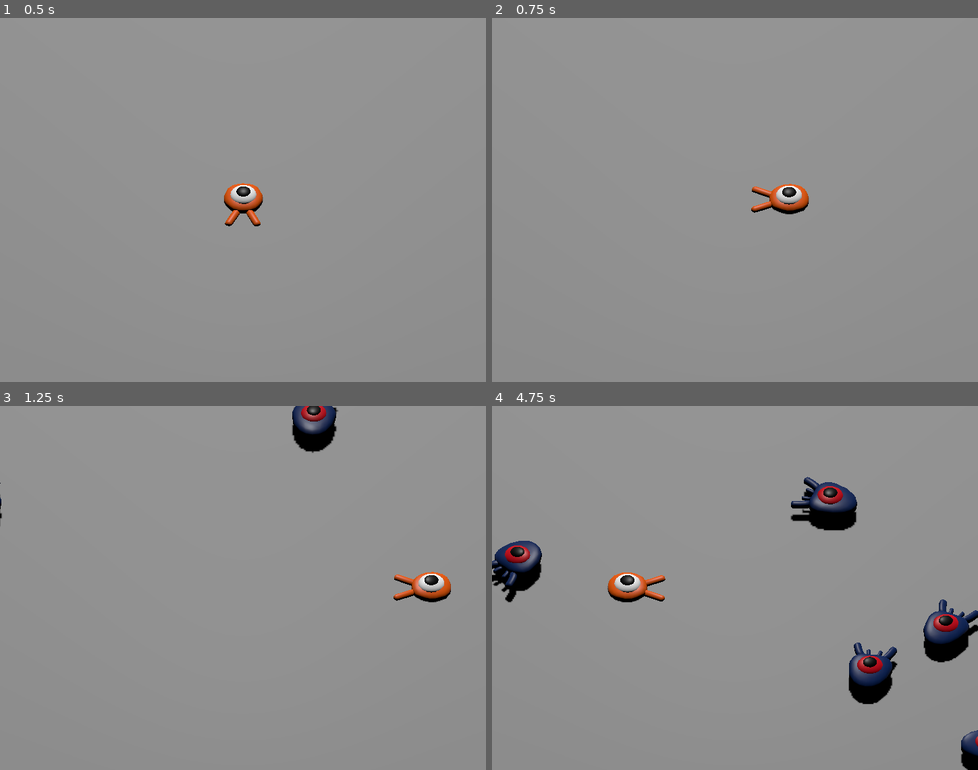
Above: before the commit, frames 1-4 (two rows, left to right).
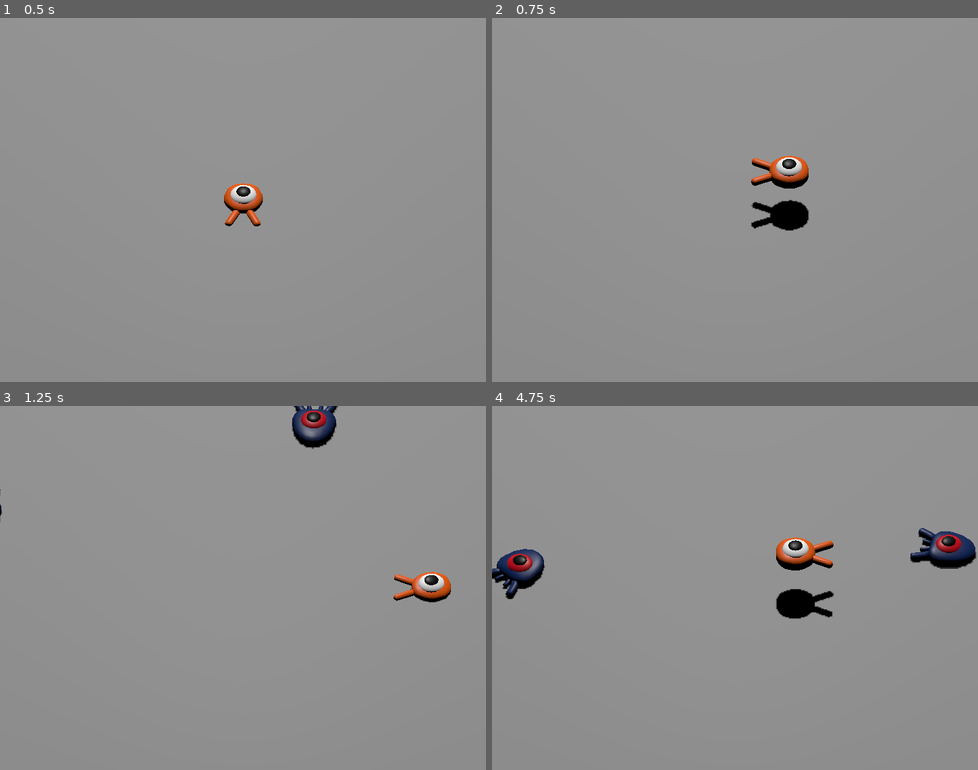
Above: after the commit, the same moments.

Repository: BettiFei/SuI2-02-SquashTheCreeps
Game: Godot game, scene res://Scenes/main.tscn
Same seed, same stepped clock (60 frames per second), same inputs: the game is played once before the commit and once after it.
Inputs:
- Up to frame 1 (0.5 s): no input
- Up to frame 2 (0.75 s): tap Enter at 0.5 s; hold Right (move_right) from 0.53 s (still down); tap Space (jump) at 0.6 s
- Up to frame 3 (1.25 s): keep holding Right (move_right); tap Space (jump) at 0.77, 1.07 s
- Up to frame 4 (4.75 s): release Right (move_right) at 1.28 s; hold Down (move_back) 1.28-2.03 s; tap Space (jump) at 1.35, 1.52, 1.82, 2.1, 2.85, 3.02, 3.32, 3.6, 3.77, 4.07, 4.35, 4.52 s; hold Right (move_right) 2.03-2.78 s; hold Up (move_forward) 2.78-3.53 s; hold Left (move_left) from 3.53 s (still down)

Frame 1 is identical in both runs. In frame 2, 1.8% of the frame differs, in the area x 53-66%, y 37-59%; in frame 3, 0.8%; in frame 4, 8.4%, in the area x 0-100%, y 19-100%.

Commit message:
Jump & squash mechanics

Diff:
--- a/Scenes/main.tscn
+++ b/Scenes/main.tscn
@@ -30,6 +30,8 @@
 
 [node name="Ground" type="StaticBody3D" parent="."]
 transform = Transform3D(1, 0, 0, 0, 1, 0, 0, 0, 1, 0, -1, 0)
+collision_layer = 4
+collision_mask = 0
 
 [node name="CollisionShape3D" type="CollisionShape3D" parent="Ground"]
 shape = SubResource("BoxShape3D_7u77a")
--- a/Scenes/mob.tscn
+++ b/Scenes/mob.tscn
@@ -6,7 +6,9 @@
 [sub_resource type="BoxShape3D" id="BoxShape3D_u8nqw"]
 size = Vector3(3, 1, 3)
 
-[node name="Mob" type="CharacterBody3D"]
+[node name="Mob" type="CharacterBody3D" groups=["mob"]]
+collision_layer = 2
+collision_mask = 2
 script = ExtResource("1_u8nqw")
 
 [node name="Pivot" type="Node3D" parent="."]
--- a/Scenes/player.tscn
+++ b/Scenes/player.tscn
@@ -7,6 +7,7 @@
 radius = 1.0
 
 [node name="Player" type="CharacterBody3D"]
+collision_mask = 6
 script = ExtResource("1_cvnsp")
 
 [node name="Pivot" type="Node3D" parent="."]
--- a/Scripts/mob.gd
+++ b/Scripts/mob.gd
@@ -2,6 +2,8 @@
 
 @export var min_speed = 10
 @export var max_speed = 18
+
+signal squashed
 
 func _physics_process(_delta: float) -> void:
 	move_and_slide()
@@ -20,3 +22,7 @@
 
 func _on_visible_on_screen_notifier_3d_screen_exited() -> void:
 	queue_free()
+
+func squash():
+	squashed.emit()
+	queue_free()
--- a/Scripts/player.gd
+++ b/Scripts/player.gd
@@ -2,6 +2,8 @@
 
 @export var speed = 14
 @export var fall_acceleration = 75
+@export var jump_impulse = 20
+@export var bounce_impulse = 16
 
 var target_velocity = Vector3.ZERO
 
@@ -31,6 +33,30 @@
 	if not is_on_floor():
 		target_velocity.y = target_velocity.y - (fall_acceleration * delta)
 
+	# jumping:
+	if is_on_floor() and Input.is_action_just_pressed("jump"):
+		target_velocity.y = jump_impulse
+
+	# SQUASHING & BOUNCING
+	# iterating over all collisions:
+	for index in range(get_slide_collision_count()):
+		var collision = get_slide_collision(index)
+
+		# when iterating with the same object twice, second collision will return null -> make sure to continue anyway:
+		if collision.get_collider() == null:
+			continue
+
+		# if colliding with a mob:
+		if collision.get_collider().is_in_group("mob"):
+			var mob = collision.get_collider()
+			# if player hits mob from above, squash it & bounce off:
+			#print(Vector3.UP.dot(collision.get_normal()))
+			if Vector3.UP.dot(collision.get_normal()) > 0.6:
+				mob.squash()
+				target_velocity.y = bounce_impulse
+				# prevent further duplicate calls:
+				break
+
 	# moving the character:
 	velocity = target_velocity
 	move_and_slide()
--- a/project.godot
+++ b/project.godot
@@ -60,3 +60,9 @@
 , Object(InputEventJoypadButton,"resource_local_to_scene":false,"resource_name":"","device":-1,"button_index":0,"pressure":0.0,"pressed":false,"script":null)
 ]
 }
+
+[layer_names]
+
+3d_physics/layer_1="player"
+3d_physics/layer_2="enemies"
+3d_physics/layer_3="world"
